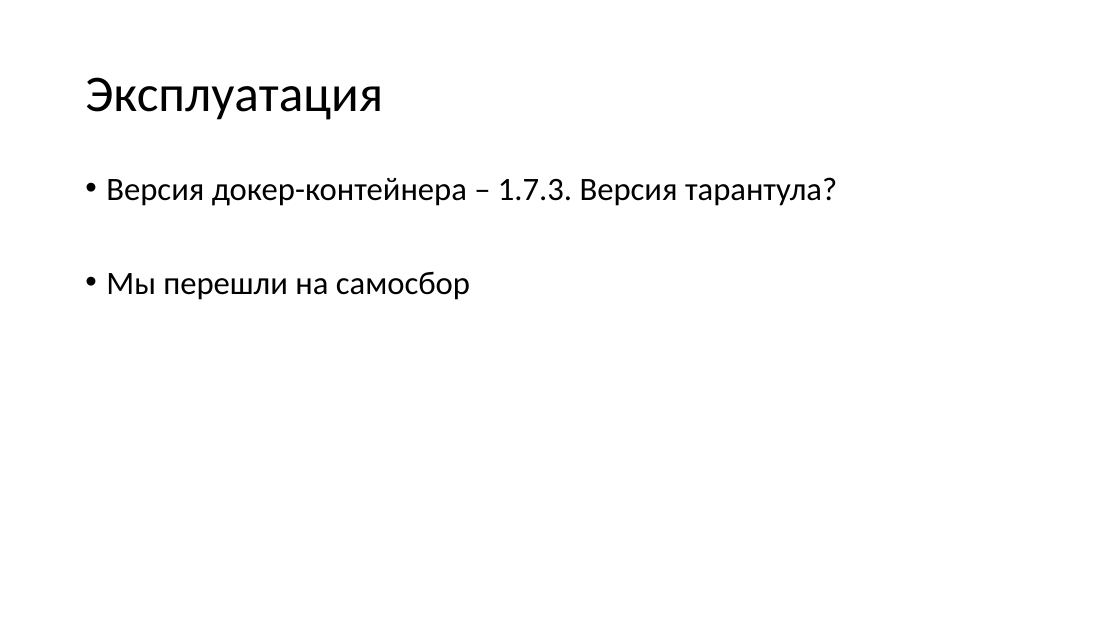
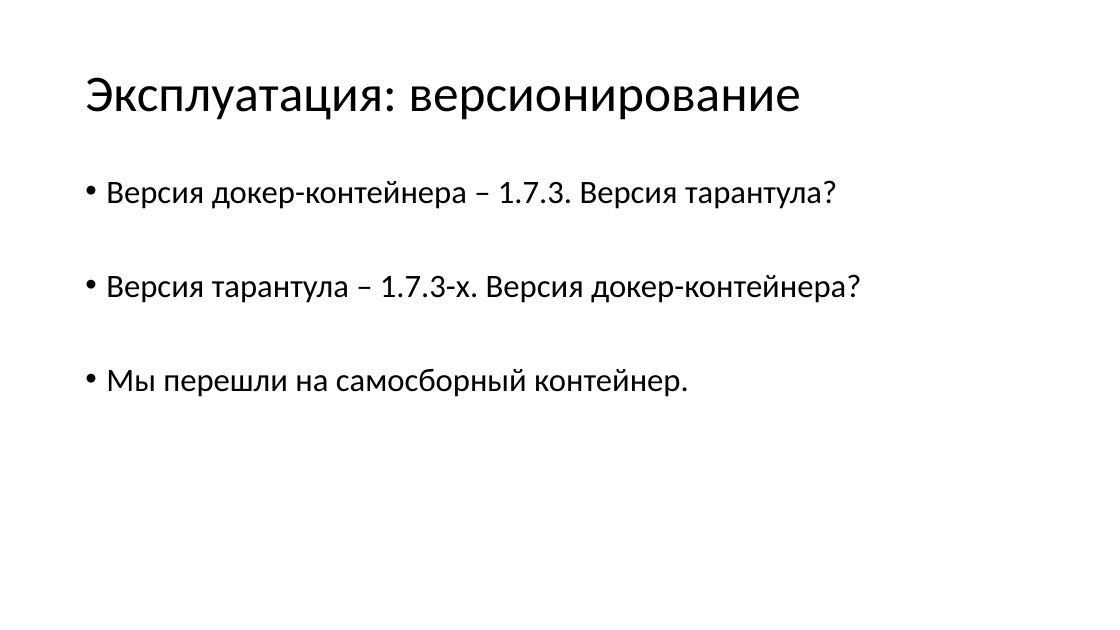
Before and after one commit to aensidhe/presentations, a slide deck: slide 14 of 2017/02/Tarantool for windows applications/Presentation.pptx (slide 9 before the commit). Drawn at 1120x630 pixels with LibreOffice and Linux fonts; fonts in the diff are those of the drawing. Boxes give left, top, right and bottom in pixels: in the first picture for what was removed or moved away, otherwise in the second. Text is boxed around its words. In the diff, an @@ line names an element or a change of style, - is before the commit and + after.

```diff
--- a/2017/02/Tarantool for windows applications/Presentation.pptx
+++ b/2017/02/Tarantool for windows applications/Presentation.pptx
@@ title at (85, 77, 801, 120): text changed @@
-Эксплуатация
+Эксплуатация: версионирование
@@ text at (106, 274, 861, 397): text changed @@
-• Мы перешли на самосбор
+• Версия тарантула – 1.7.3-х. Версия докер-контейнера?
+• Мы перешли на самосборный контейнер.
```
Also in this commit, not shown: 8 other slides changed, 8 slides added, 3 slides removed, 1 other file.
